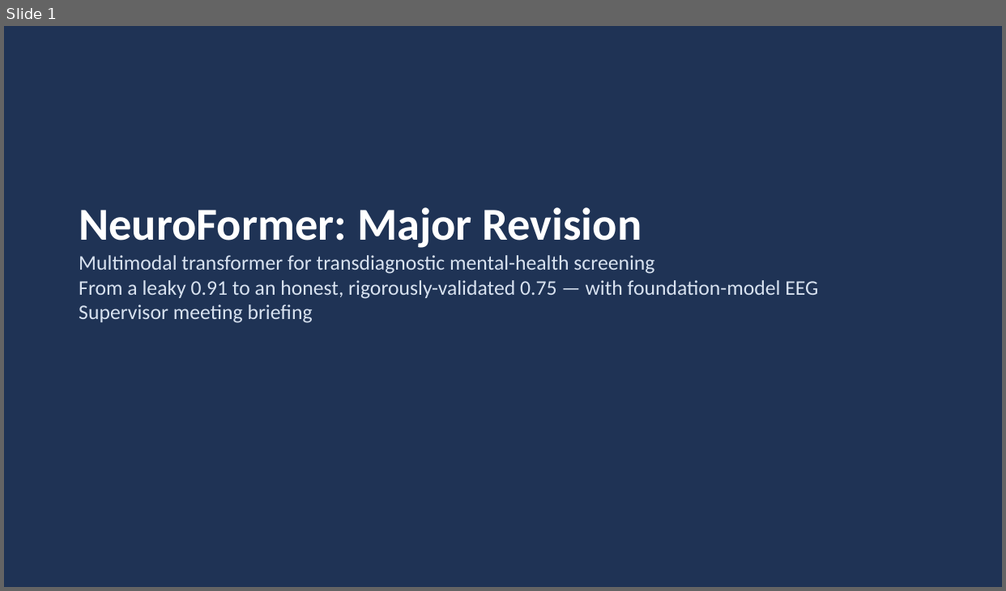
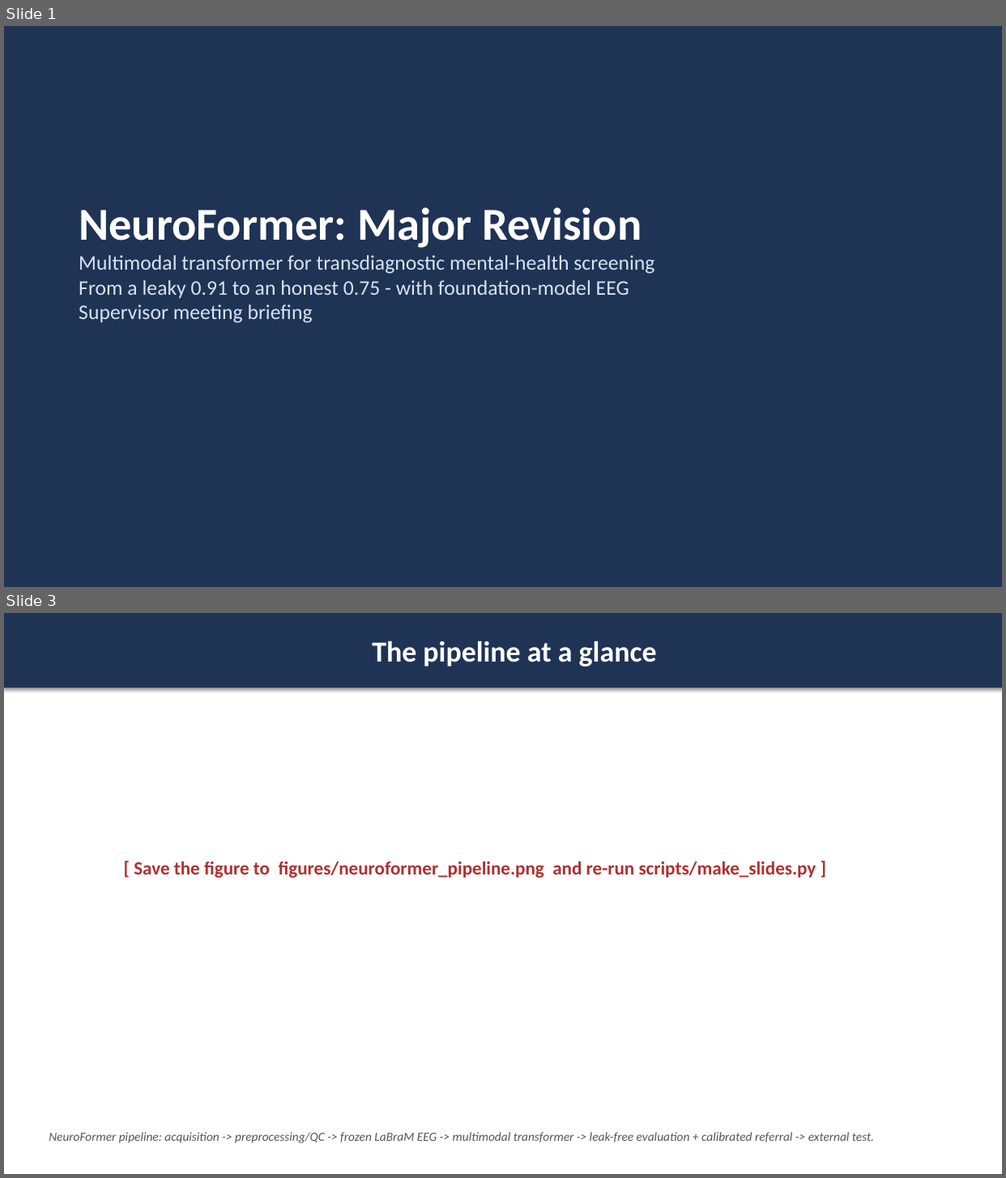
Before and after one commit to AyeshaAnzer1610/neuroformer, a slide deck: docs/resubmission/NeuroFormer-Supervisor-Meeting.pptx. Shown one above the other, each under a label of ours: slide 1 before the commit, slides 1 and 3 after it; the slides between them are not shown. The pictures are 1006x591 and 1006x1178 pixels, drawn with LibreOffice and Linux fonts; fonts in the diff are those of the drawing. Boxes give left, top, right and bottom in pixels: in the first picture for what was removed or moved away, otherwise in the second. Text is boxed around its words. In the diff, an @@ line names an element or a change of style, - is before the commit and + after.

```diff
--- a/docs/resubmission/NeuroFormer-Supervisor-Meeting.pptx
+++ b/docs/resubmission/NeuroFormer-Supervisor-Meeting.pptx
@@ slide 3 added at (x1=4, y1=613, x2=1002, y2=1174), background #FFFFFF @@
@@ rectangle added at (x1=4, y1=613, x2=1002, y2=688), fill #1F3355, 28 pt, text #FFFFFF, bold @@
+The pipeline at a glance
@@ text added at (x1=134, y1=861, x2=816, y2=878), 18 pt, text #B03030, bold @@
+[ Save the figure to figures/neuroformer_pipeline.png and re-run scripts/make_slides.py ]
@@ text added at (x1=49, y1=1132, x2=874, y2=1144), 12 pt, text #555555, italic @@
+NeuroFormer pipeline: acquisition -> preprocessing/QC -> frozen LaBraM EEG -> multimodal transformer -> leak-free evaluation + calibrated referral -> external test.
@@ slide 1 changed as well @@
@@ text at (x1=79, y1=280, x2=629, y2=298): text changed @@
-From a leaky 0.91 to an honest, rigorously-validated 0.75 — with foundation-model EEG
+From a leaky 0.91 to an honest 0.75 - with foundation-model EEG
```
Also in this commit, not shown: 8 other slides changed, 1 other slide added, 1 other file.
